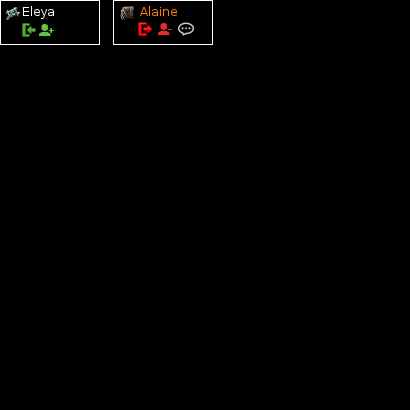
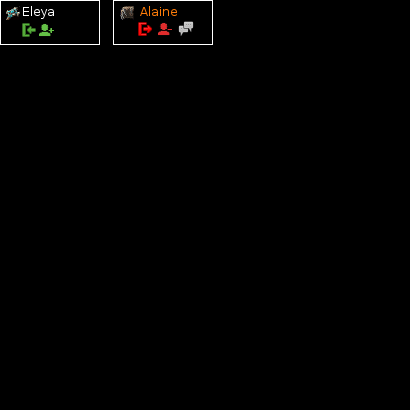
Comparing the layer stacks of the two 410×410 images. Changes:
painted on "btn whisper" over [left=178, top=21, right=194, bottom=37]
